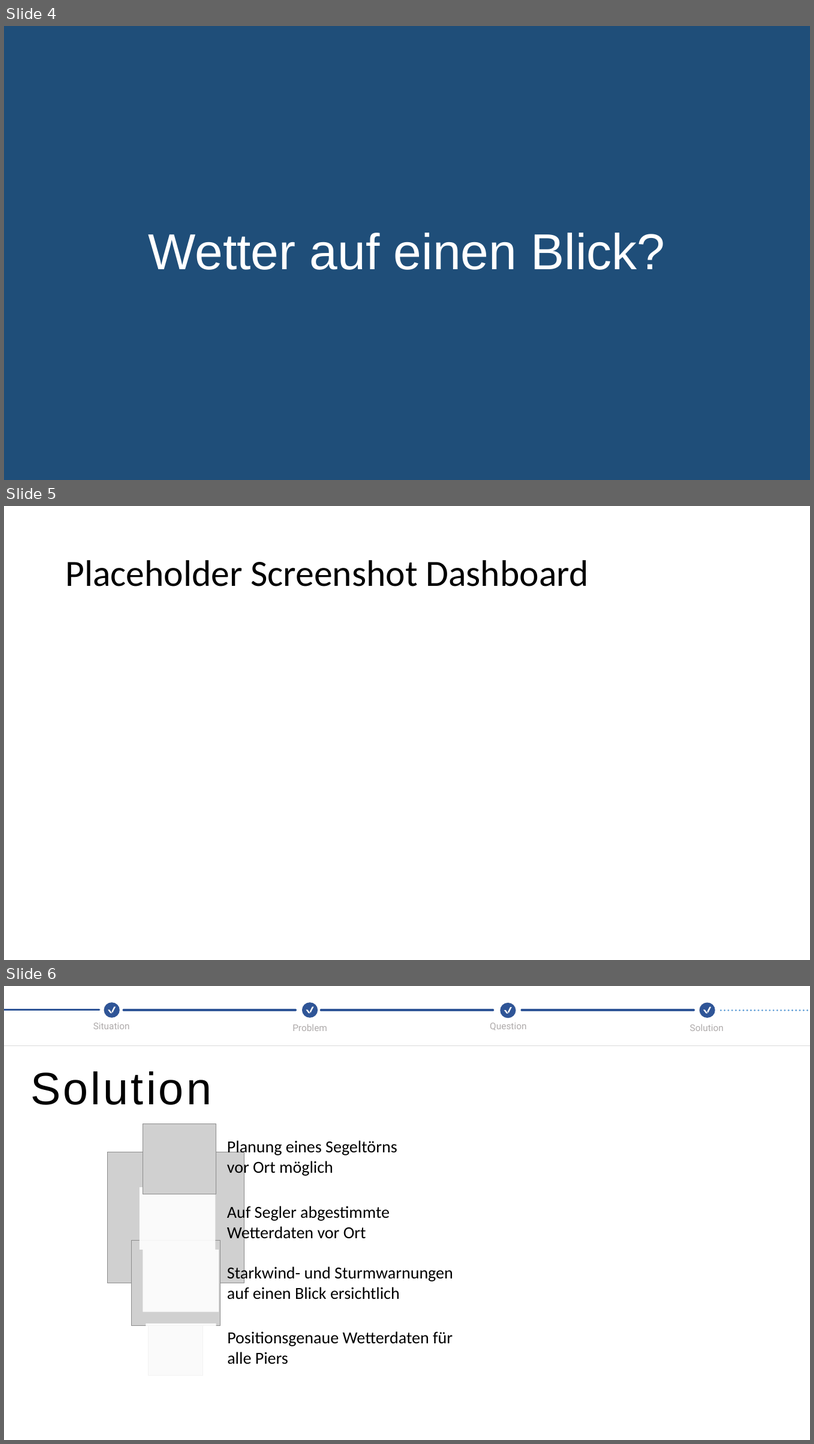
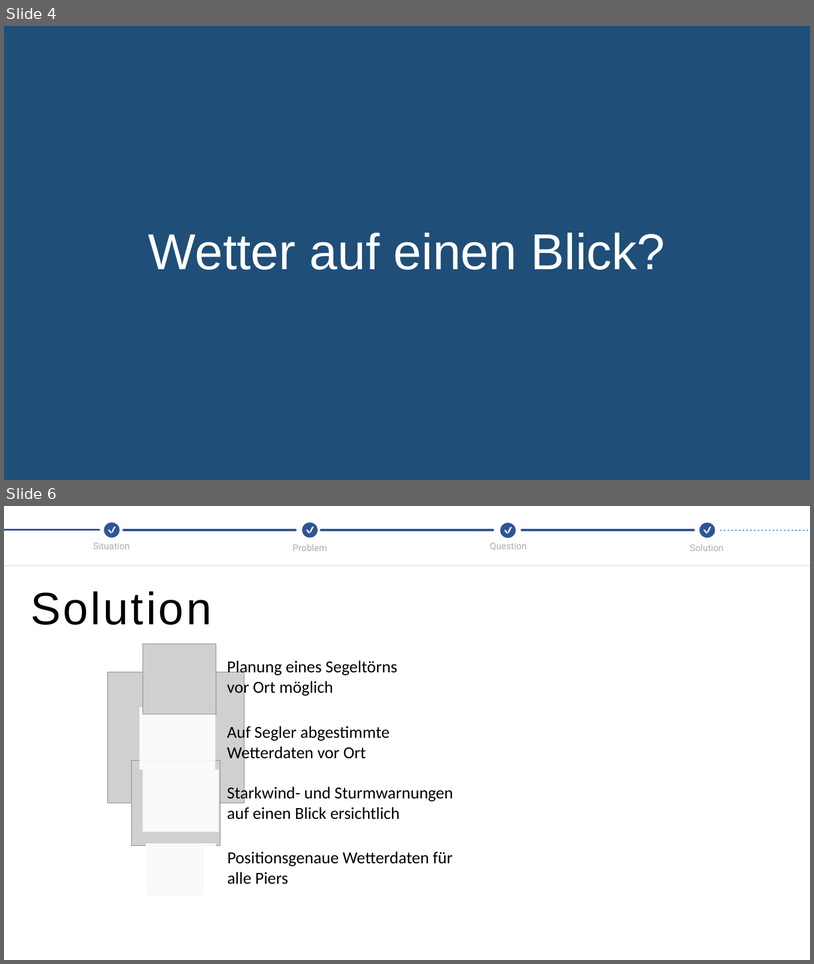
Before and after one commit to roman-studer/fhnw-ds-hs2019-weatherstation, a slide deck: presentation/Pitch_Wettermonitor.pptx. Shown one above the other, each under a label of ours: slides 4, 5 and 6 before the commit, slides 4 and 6 after it; the slides between them are not shown. The pictures are 814x1444 and 814x964 pixels, drawn with LibreOffice and Linux fonts; fonts in the diff are those of the drawing; grey boxes stand for pictures. Boxes give left, top, right and bottom in pixels: in the first picture for what was removed or moved away, otherwise in the second. Text is boxed around its words. In the diff, an @@ line names an element or a change of style, - is before the commit and + after.

```diff
--- a/presentation/Pitch_Wettermonitor.pptx
+++ b/presentation/Pitch_Wettermonitor.pptx
@@ slide 5 removed at (4, 506, 810, 960), background #FFFFFF @@
@@ title removed at (65, 560, 589, 586) @@
-Placeholder Screenshot Dashboard
```
Also in this commit, not shown: 1 slide added.
